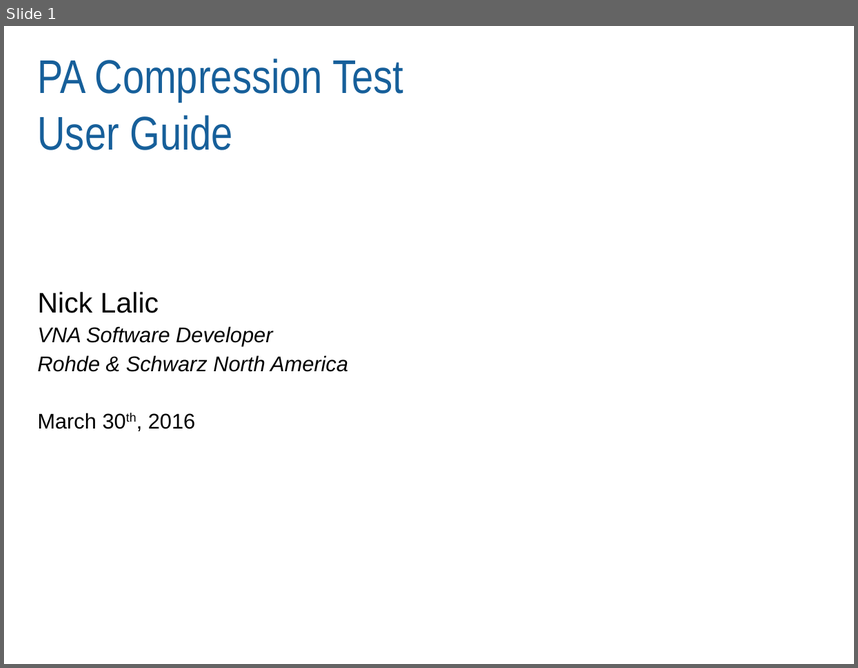
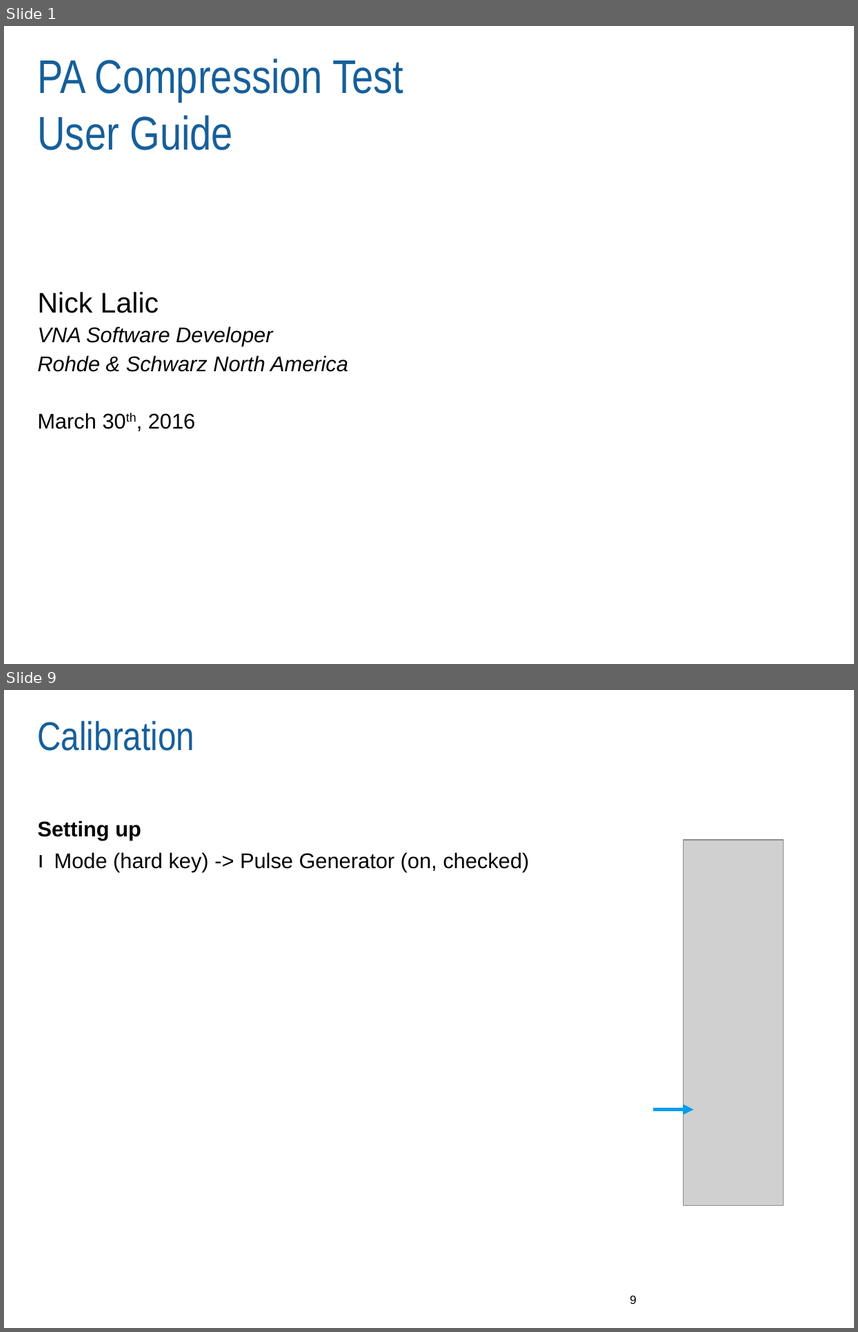
Before and after one commit to Terrabits/PACompressionTest, a slide deck: Documentation/User manual/MACOM RI Pulsed RF Application Note.pptx. Shown one above the other, each under a label of ours: slide 1 before the commit, slides 1 and 9 after it; the slides between them are not shown. The pictures are 858x668 and 858x1332 pixels, drawn with LibreOffice and Linux fonts; fonts in the diff are those of the drawing; grey boxes stand for pictures; background and template pictures are left out. Boxes give left, top, right and bottom in pixels: in the first picture for what was removed or moved away, otherwise in the second. Text is boxed around its words. In the diff, an @@ line names an element or a change of style, - is before the commit and + after.

```diff
--- a/Documentation/User manual/MACOM RI Pulsed RF Application Note.pptx
+++ b/Documentation/User manual/MACOM RI Pulsed RF Application Note.pptx
@@ slide 9 added at <box>4,690,854,1328</box>, background #FFFFFF @@
@@ title added at <box>38,721,195,751</box>, 34 pt, text #165F9A @@
+Calibration
@@ text added at <box>38,820,141,840</box>, 18 pt, text #000000, bold @@
+Setting up
@@ text added at <box>54,852,529,871</box>, 18 pt, text #000000 @@
+ı Mode (hard key) -> Pulse Generator (on, checked)
@@ picture added at <box>683,840,783,1205</box> @@
@@ arrow added from (653, 1109) to (693, 1109), #009DEC 3 pt @@
@@ page number added at <box>630,1295,637,1303</box>, 10 pt, text #000000 @@
+9
```
Also in this commit, not shown: 3 slides changed, 16 other slides added, 1 slide removed, 9 other files.
